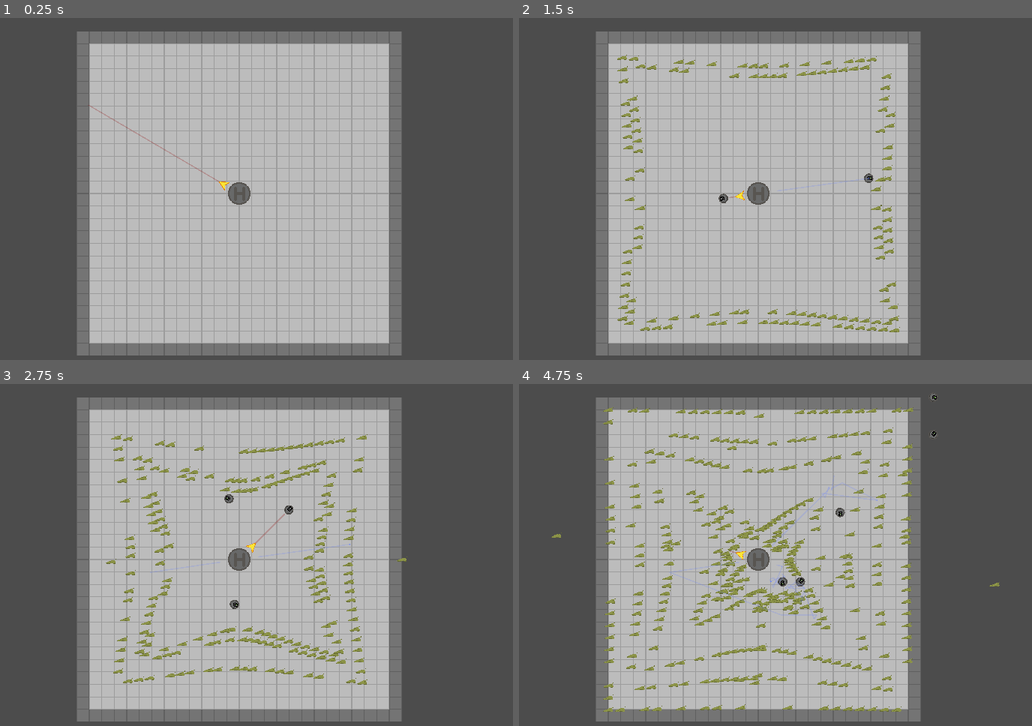
Above: before the commit, frames 1-4 (two rows, left to right).
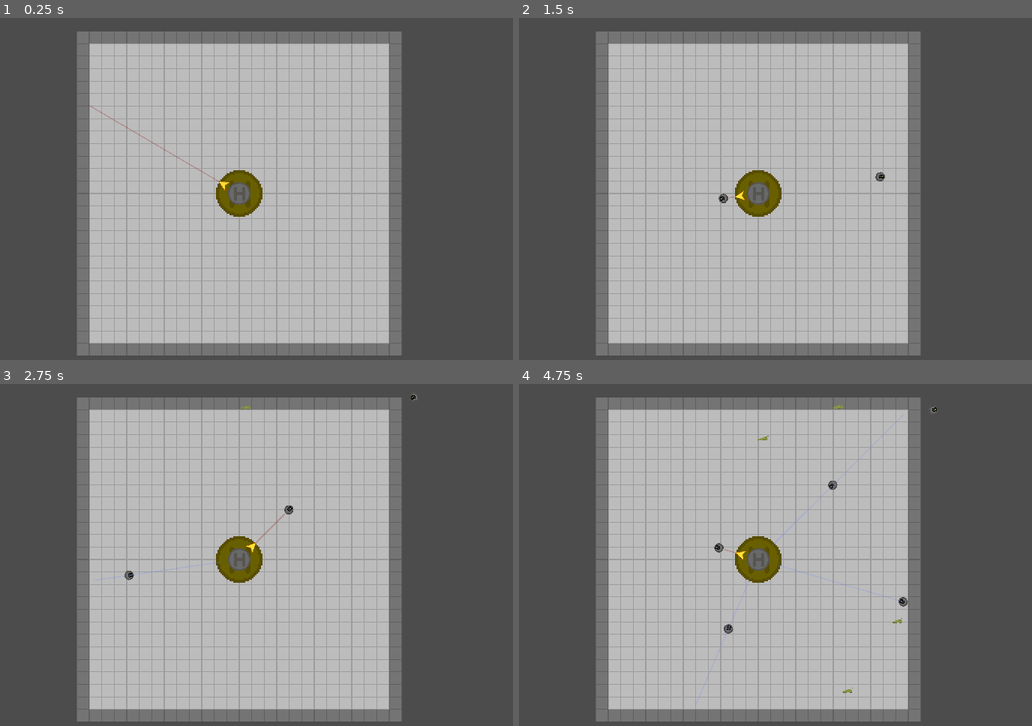
Above: after the commit, the same moments.

Repository: PlainOldNoah/DroneDeployer-OLD
Game: Godot game, scene res://core/main.tscn
Same seed, same stepped clock (60 frames per second), same inputs: the game is played once before the commit and once after it.
Inputs (mouse positions are in pixels of both pictures, inside the frame that each line leads up to):
- Up to frame 1 (0.25 s): no input
- Up to frame 2 (1.5 s): tap Enter (ui_accept) at 0.5, 0.77 s; move the mouse to (888, 175) at 0.52 s; click (888, 175) at 0.6 s; move the mouse to (636, 209) at 1.27 s; click (636, 209) at 1.35 s
- Up to frame 3 (2.75 s): tap Enter (ui_accept) at 1.52 s; move the mouse to (297, 483) at 2.02 s; hold Shift (deploy_snap) from 2.03 s (still down); click (297, 483) at 2.3 s
- Up to frame 4 (4.75 s): move the mouse to (729, 630) at 2.77 s; release Shift (deploy_snap) at 2.78 s; click (729, 630) at 2.85 s; tap Enter (ui_accept) at 3.02, 3.77, 4.52 s; move the mouse to (939, 613) at 3.52 s; click (939, 613) at 3.6 s; move the mouse to (580, 507) at 4.27 s; tap Shift (deploy_snap) at 4.35 s; click (580, 507) at 4.55 s

The runs differ from the first frame. In frame 1, 0.7% of the frame differs, in the area x 42-52%, y 44-59%; in frame 2, 2.7%; in frame 3, 3.8%; in frame 4, 6.2%, in the area x 6-94%, y 2-96%.

Commit message:
Enemies can be defeated, drones can have max num of bounces before going home

Diff:
--- a/drone_game/core/hub.gd
+++ b/drone_game/core/hub.gd
@@ -9,7 +9,7 @@
 onready var trajectory:Line2D = $YellowArrow/TrajectoryLine
 onready var trajectory_pt:Position2D = $YellowArrow/TrajectoryPoint
 
-var drone = preload("res://lifeforms/drone.tscn")
+var drone_scene = preload("res://lifeforms/drone.tscn")
 var can_deploy:bool = true
 
 export var max_drones:int = 5
@@ -45,7 +45,7 @@
 
 # Create a drone instance and set it's pos and rot to that of the arrow
 func spawn_drone():
-	var drone_inst:KinematicBody2D = drone.instance()
+	var drone_inst:KinematicBody2D = drone_scene.instance()
 	self.add_child(drone_inst)
 	drone_inst.init(deploy_point.global_position, deploy_point.global_rotation)
 	return drone_inst
@@ -58,9 +58,10 @@
 
 # Aura around the HUB that collects deployed drones
 func _on_PickUpZone_body_entered(body):
-#	print(body, ": ", body.bounce_count)
-	if body.bounce_count > 0:
-		body.queue_free()
+	if body.is_in_group("DRONE"):
+		if body.bounce_count > 0:
+			collect_drone(body)
+#			body.queue_free()
 
 
 # Creates a line from the arrow to a collider
@@ -74,7 +75,7 @@
 func collect_drone(drone:Drone):
 	drone.disable()
 	drone.global_position = Vector2(864, drone_list.find(drone)*32)
-	print("Collected: ", drone.name)
+#	print("Collected: ", drone.name)
 
 
 var drone_list:Array
--- a/drone_game/core/hub.tscn
+++ b/drone_game/core/hub.tscn
@@ -47,12 +47,18 @@
 end_cap_mode = 2
 
 [node name="PickUpZone" type="Area2D" parent="."]
-visible = false
+show_behind_parent = true
 collision_layer = 0
-collision_mask = 0
+collision_mask = 2
 
 [node name="CollisionShape2D" type="CollisionShape2D" parent="PickUpZone"]
 shape = SubResource( 2 )
+
+[node name="Sprite" type="Sprite" parent="PickUpZone"]
+self_modulate = Color( 1, 0.901961, 0, 1 )
+position = Vector2( 9.53674e-07, -9.53674e-07 )
+scale = Vector2( 3.6875, 3.6875 )
+texture = ExtResource( 3 )
 
 [node name="DeployCooldown" type="Timer" parent="."]
 wait_time = 0.5
--- a/drone_game/level_manager.gd
+++ b/drone_game/level_manager.gd
@@ -9,8 +9,14 @@
 func _input(event):
 	if event.is_action_pressed("ui_accept"):
 #		for i in 100:
-		spawn_enemy_cell(100)
+#		spawn_enemy_cell(1)
+		start_spawn_clock(2)
 #			spawn_enemy(get_rand_pos())
+
+func start_spawn_clock(seconds:int):
+	yield(get_tree().create_timer(seconds), "timeout")
+	spawn_enemy_cell(1)
+	start_spawn_clock(seconds)
 
 
 # Gets the list of spawnable tiles and randomly selects one to spawn an enemy 'count' number of times
--- a/drone_game/lifeforms/drone.gd
+++ b/drone_game/lifeforms/drone.gd
@@ -7,7 +7,7 @@
 var state = DRONE_STATES.IDLE
 
 var bounce_count:int = 0
-
+export var max_bounce_to_home:int = 0
 
 func _ready():
 	GroupMan.add_to_groups(self, ["DRONE", "PLAYER"])
@@ -17,7 +17,14 @@
 func init(start_pos:Vector2, start_rot:float):
 	global_position = start_pos
 	rotation = start_rot
+	bounce_count = 0
 	enable()
+
+
+# OVERRIDE so drones correct their rotation
+func set_velocity(value:Vector2):
+	.set_velocity(value)
+	rotation_degrees = rad2deg(velocity.angle())
 
 
 # Removes all current points and then starts a new line
@@ -40,27 +47,38 @@
 	stop()
 
 
-# Sets the drones velocity to moving
+# OVERRIDE Sets the drones velocity to moving
 func start():
 	state = DRONE_STATES.MOVING
-	velocity = Vector2(cos(rotation), sin(rotation)) * speed
+	set_velocity(Vector2(cos(rotation), sin(rotation)) * speed)
 
 
-# Sets velocity to zero while mantaining rotation
+# OVERRIDE Sets velocity to zero while mantaining rotation
 func stop():
 	state = DRONE_STATES.IDLE
 	var curr_rot = global_rotation_degrees
-	velocity = Vector2.ZERO
+	.stop()
 	set_deferred("global_rotation_degrees", curr_rot)
 
 
-# Drones bounce off of objects and change their heading
+# OVERRIDE Drones bounce off of objects and change their heading
 func handle_collision(collision:KinematicCollision2D):
 	bounce_count += 1
 
-	if collision.collider.is_in_group("HUB"):
-		collision.collider.collect_drone(self)
+	var collider:Node = collision.collider
 
-	velocity = velocity.bounce(collision.normal)
-	rotation_degrees = rad2deg(velocity.angle())
+	if collider.is_in_group("HUB"):
+		collider.collect_drone(self)
+	elif collider.is_in_group("ENEMY"):
+		print("hit: ", bounce_count)
+		if collider.health > 1:
+			set_velocity(velocity.bounce(collision.normal))
+		collider.take_hit()
+	else:
+		set_velocity(velocity.bounce(collision.normal))
+
+#	rotation_degrees = rad2deg(velocity.angle())
 	traveled_line.add_point(global_position, 0)
+
+	if max_bounce_to_home > 0 and bounce_count >= max_bounce_to_home:
+		set_vel_to_hub()
--- a/drone_game/lifeforms/drone.tscn
+++ b/drone_game/lifeforms/drone.tscn
@@ -12,6 +12,7 @@
 collision_mask = 15
 script = ExtResource( 3 )
 speed = 300.0
+max_bounce_to_home = 1
 
 [node name="Sprite" parent="." index="0"]
 rotation = 1.57079
--- a/drone_game/lifeforms/generic_lifeform.gd
+++ b/drone_game/lifeforms/generic_lifeform.gd
@@ -1,7 +1,8 @@
 extends KinematicBody2D
 
 export var speed:float = 100.0
-var velocity:Vector2 = Vector2.ZERO
+var velocity:Vector2 = Vector2.ZERO setget set_velocity
+var prev_velocity:Vector2 = Vector2.ZERO
 
 
 func _physics_process(delta):
@@ -10,5 +11,24 @@
 		handle_collision(collision)
 
 
-func handle_collision(collision:KinematicCollision2D):
+func handle_collision(_collision:KinematicCollision2D):
 	pass
+
+
+func set_velocity(value:Vector2):
+	velocity = value
+
+
+func start():
+	set_velocity(prev_velocity)
+#	velocity = Vector2(cos(rotation), sin(rotation)) * speed
+
+
+func stop():
+	prev_velocity = velocity
+	set_velocity(Vector2.ZERO)
+
+
+# Sets the current heading to that of the HUB
+func set_vel_to_hub():
+	set_velocity((Global.hub_scene.global_position - self.global_position).normalized() * speed)
--- a/drone_game/lifeforms/slug.gd
+++ b/drone_game/lifeforms/slug.gd
@@ -1,10 +1,13 @@
 extends "res://lifeforms/generic_lifeform.gd"
 
+export var max_health:int = 3
+var health:int = max_health setget set_health
+
+onready var immune_timer:Timer = $ImmunityTimer
+var immune:bool = false
 
 func _ready():
 	GroupMan.add_to_groups(self, ["SLUG", "ENEMY"])
-	yield(get_tree().create_timer(5), "timeout")
-	queue_free()
 
 
 func init(pos:Vector2):
@@ -12,18 +15,29 @@
 	set_vel_to_hub()
 
 
-# Different behavior for hitting drone or the hub
+# Sets the health to the new value
+func set_health(value:int):
+	health = clamp(value, 0, max_health)
+	if health == 0:
+		queue_free()
+
+
+# Reduces health damage
+func take_hit(damage:int=1):
+	if not immune:
+		set_health(health - damage)
+		immune = true
+		immune_timer.start()
+		stop()
+
+
+# OVERRIDE Different behavior for hitting drone or the hub
 func handle_collision(collision:KinematicCollision2D):
 	if collision.collider.is_in_group("HUB"):
 		queue_free()
-	elif collision.collider.is_in_group("DRONE"):
-#		collision.collider.queue_free()
-		velocity = velocity.bounce(collision.normal) # This is where slug hits a drone
-#		set_vel_to_hub()
-#	else:
-#		pass
-#		print("ERROR")
-	print(self.name, " hit ", collision.collider.name)
 
-func set_vel_to_hub():
-	velocity = (Global.hub_scene.position - self.position).normalized() * speed
+
+# Turns off immunity when timer is finished
+func _on_ImmunityTimer_timeout():
+	immune = false
+	set_vel_to_hub()
--- a/drone_game/lifeforms/slug.tscn
+++ b/drone_game/lifeforms/slug.tscn
@@ -12,6 +12,8 @@
 collision_layer = 4
 collision_mask = 10
 script = ExtResource( 3 )
+speed = 40.0
+max_health = 1
 
 [node name="Sprite" parent="." index="0"]
 texture = ExtResource( 2 )
@@ -19,3 +21,8 @@
 [node name="CollisionShape2D" parent="." index="1"]
 rotation = 1.57079
 shape = SubResource( 1 )
+
+[node name="ImmunityTimer" type="Timer" parent="." index="2"]
+wait_time = 0.05
+
+[connection signal="timeout" from="ImmunityTimer" to="." method="_on_ImmunityTimer_timeout"]
